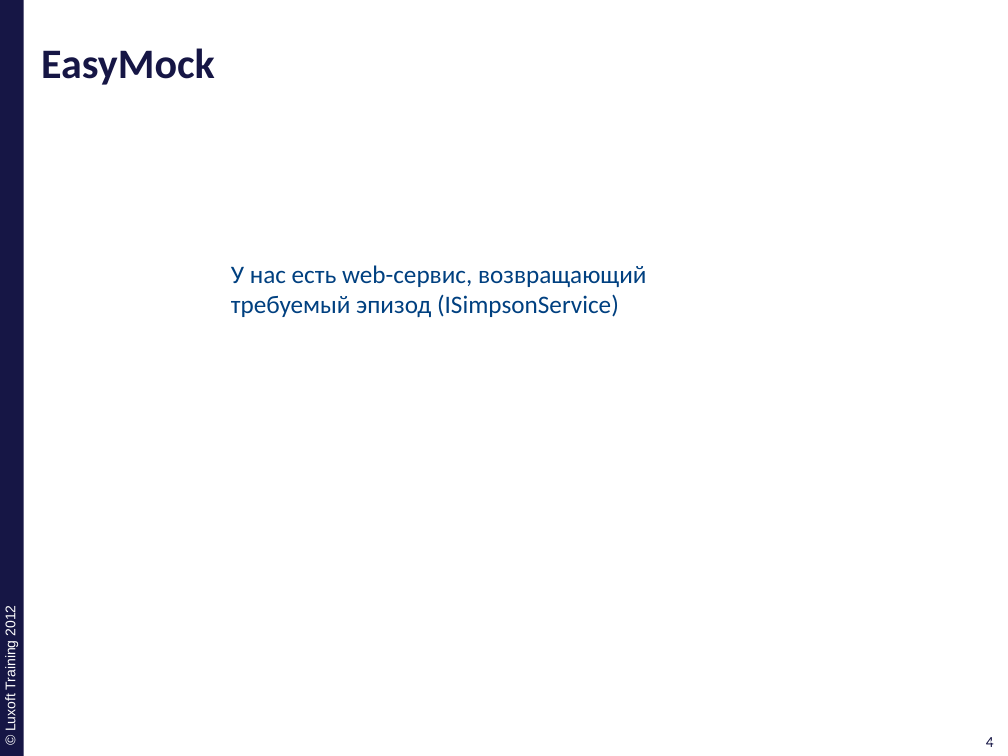
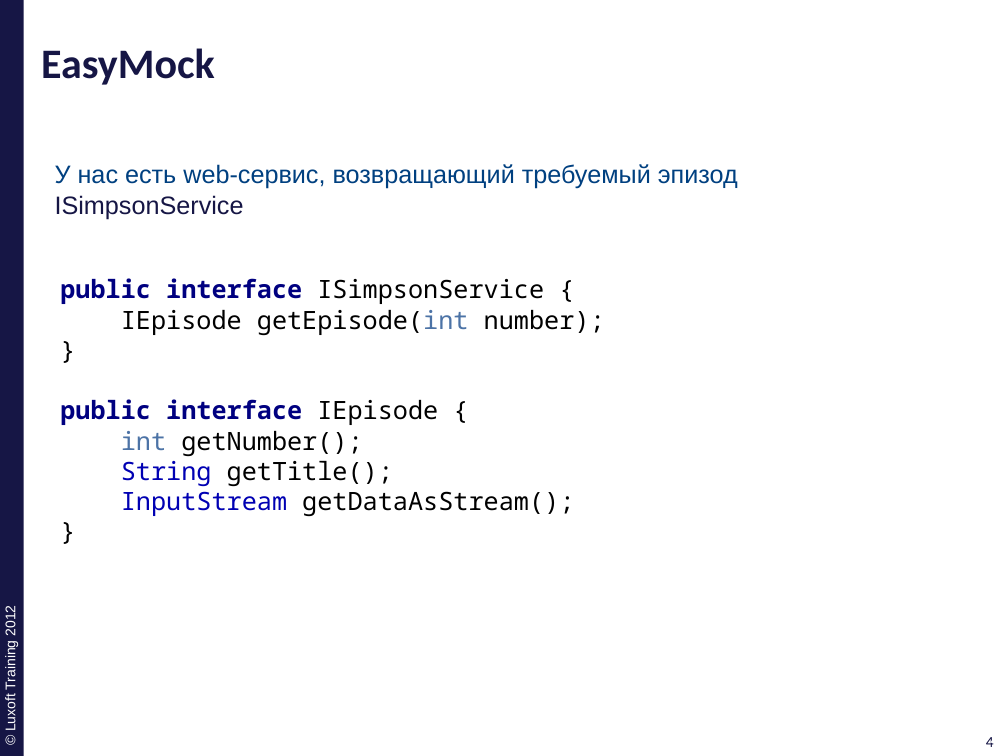
Before and after one commit to ivan-dyachenko/Trainings, a slide deck: slide 4 of Test Driven Development/materials/pptx/5. TDD-EasyMock.pptx. Drawn at 1008x756 pixels with LibreOffice and Linux fonts; fonts in the diff are those of the drawing; background and template pictures are left out. Boxes give left, top, right and bottom in pixels: in the first picture for what was removed or moved away, otherwise in the second. Text is boxed around its words. In the diff, an @@ line names an element or a change of style, - is before the commit and + after.

Commit message:
complete EasyMock presentaion and code exapmles

```diff
--- a/Test Driven Development/materials/pptx/5. TDD-EasyMock.pptx
+++ b/Test Driven Development/materials/pptx/5. TDD-EasyMock.pptx
@@ text at (55,164,738,219): text changed; font Calibri to Arial @@
-У нас есть web-сервис, возвращающий требуемый эпизод (ISimpsonService)
+У нас есть web-сервис, возвращающий требуемый эпизод ISimpsonService
@@ text added at (60,278,605,516), 18 pt, text #000000 @@
+public interface ISimpsonService {
+IEpisode getEpisode(int number);
+}
+public interface IEpisode {
+int getNumber();
+String getTitle();
+InputStream getDataAsStream();
+}
```
Also in this commit, not shown: 17 other slides changed, 4 slides added, 2 slides removed.
